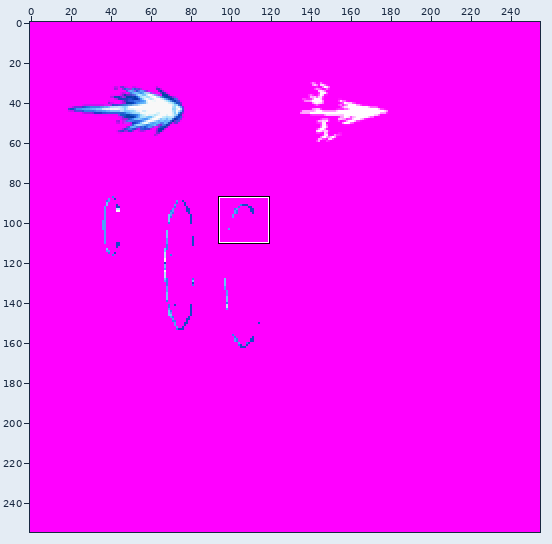
Edited in one commit: sprite sheet (trunk/Data/gfx/sprites/character/woman_s1.png). Above: a wide view before the commit, with the close-up outlined.
Close-up. Old version:
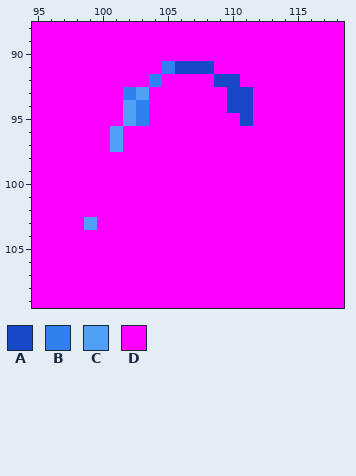
The file is 255x255 pixels. Colours within 5 levels of each other are drawn and written as one. Shown: x 95..118, y 88..109. The commit also changed other parts of the picture, which this record leaves out.
Palette (. is transparent): A #1848c8  B #3080f0  C #50a0f8  D #ff00ff
Pixels before, first column x 95:
 88 DDDDDDDDDDDDDDDDDDDDDDDD
 89 DDDDDDDDDDDDDDDDDDDDDDDD
 90 DDDDDDDDDDDDDDDDDDDDDDDD
 91 DDDDDDDDDDBAAADDDDDDDDDD
 92 DDDDDDDDDBDDDDAADDDDDDDD
 93 DDDDDDDBCDDDDDDAADDDDDDD
 94 DDDDDDDCBDDDDDDAADDDDDDD
 95 DDDDDDDCBDDDDDDDADDDDDDD
 96 DDDDDDCDDDDDDDDDDDDDDDDD
 97 DDDDDDCDDDDDDDDDDDDDDDDD
 98 DDDDDDDDDDDDDDDDDDDDDDDD
 99 DDDDDDDDDDDDDDDDDDDDDDDD
100 DDDDDDDDDDDDDDDDDDDDDDDD
101 DDDDDDDDDDDDDDDDDDDDDDDD
102 DDDDDDDDDDDDDDDDDDDDDDDD
103 DDDDCDDDDDDDDDDDDDDDDDDD
104 DDDDDDDDDDDDDDDDDDDDDDDD
105 DDDDDDDDDDDDDDDDDDDDDDDD
106 DDDDDDDDDDDDDDDDDDDDDDDD
107 DDDDDDDDDDDDDDDDDDDDDDDD
108 DDDDDDDDDDDDDDDDDDDDDDDD
109 DDDDDDDDDDDDDDDDDDDDDDDD
The same view after the edit:
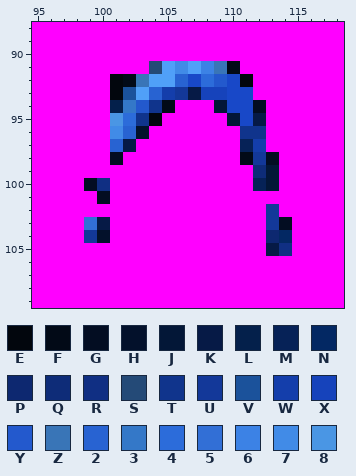
Colours new in this view: E #02060d  F #020a17  G #030d22  H #03112b  J #031737  K #061a46  L #04204b  M #062257  N #032863  P #0d2870  Q #0e2c78  R #102f83  S #244a77  T #10348c  U #133899  V #1b529b  W #143eab  X #1643bb  Y #2359cd  Z #3975b7  2 #2863d2  3 #3478c8  4 #2c6cda  5 #326fd6  6 #3c82e5  7 #418be7  8 #4a96e4
Diff:
Colour 2 replaces colour C in row 97 at x 101.
Colour 2 replaces colour D in row 92 at x 106; in row 93 at x 104; in row 96 at x 102.
Colour 3 replaces colour C in row 94 at x 102.
Colour 4 replaces colour C in row 95 at x 102.
Colour 4 replaces colour D in row 92 at x 108.
Colour 5 replaces colour C in row 103 at x 99.
Colour 6 replaces colour A in row 91 at x 108.
Colour 7 replaces colour A in row 91 at x 106.
Colour 7 replaces colour C in row 96 at x 101.
Colour 8 replaces colour D in row 95 at x 101.
Colour A replaces colour D in row 92 at x 107.
Colour C replaces colour A in row 91 at x 107.
Colour C replaces colour B in row 91 at x 105; in row 92 at x 104.
Colour C replaces colour D in row 92 at x 105.
Colour E replaces colour D in row 92 at x 101 and 111; in row 93 at x 101; in row 95 at x 104.
Colour F replaces colour D in row 91 at x 110; in row 92 at x 102; in row 94 at x 105; in row 98 at x 111.
Colour G replaces colour D in row 94 at x 112; in row 98 at x 101 and 113; in row 100 at x 99; in row 101 at x 100; in row 103 at x 114.
Colour H replaces colour D in row 96 at x 103; in row 104 at x 100.
Colour J replaces colour D in row 94 at x 109; in row 95 at x 110; in rows 99 to 100 at x 113.
Colour K replaces colour D in row 93 at x 107; in row 95 at x 112; in row 97 at x 102; in row 103 at x 100; in row 105 at x 113.
Colour L replaces colour D in row 94 at x 101.
Colour M replaces colour D in row 97 at x 111; in row 100 at x 112.
Colour N replaces colour D in row 104 at x 114.
Colour P replaces colour D in row 104 at x 113.
Colour Q replaces colour D in row 99 at x 112.
Colour R replaces colour D in row 100 at x 100; in row 105 at x 114.
Colour S replaces colour D in row 91 at x 104.
Colour T replaces colour B in row 95 at x 103.
Colour T replaces colour D in row 94 at x 104; in row 96 at x 111 to 112.
Colour U replaces colour D in row 93 at x 106; in row 98 at x 112; in rows 102 to 103 at x 113; in row 104 at x 99.
Colour V replaces colour B in row 93 at x 102.
Colour W replaces colour D in row 93 at x 105; in row 97 at x 112.
Colour X replaces colour D in row 93 at x 108 to 109.
Colour Y replaces colour A in row 92 at x 109.
Colour Y replaces colour B in row 94 at x 103.
Colour Z replaces colour D in row 91 at x 109; in row 92 at x 103.
Boxes around the changes in both close-ups, in picture pixels (x1, y1, x2, y2):
changed: (84, 61, 292, 256)
